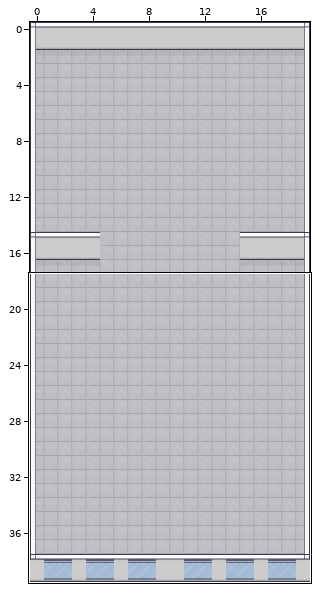
Tiled map (JSON), stored at maps/tao.json. The picture above shows the old version from afar; the outline marks the close-up.
Close-up. Earlier state:
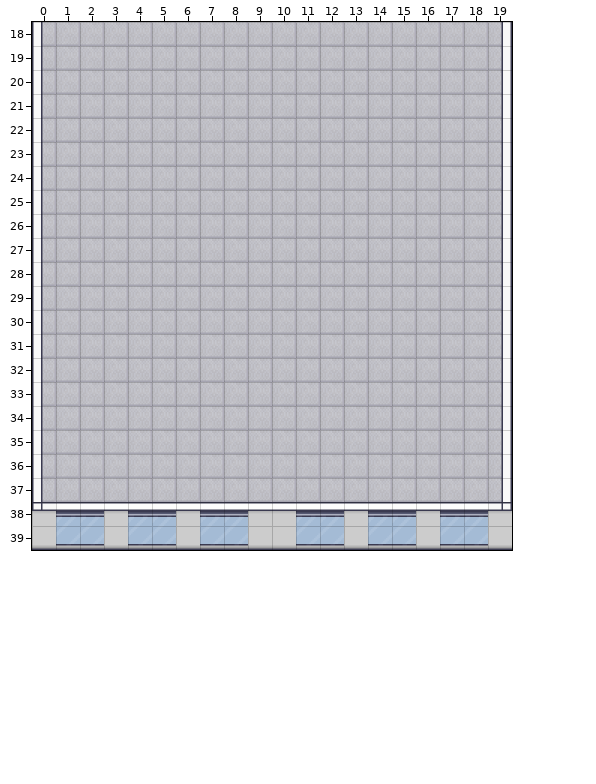
Cells are 32x32 px. Shown: x 0..19, y 18..39. The commit also changed other parts of the map, which this record leaves out.
After the commit:
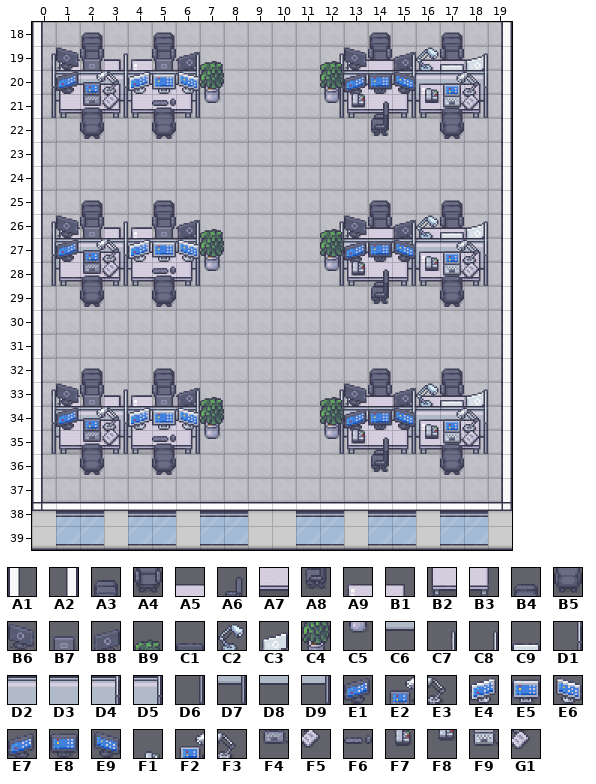
Key: from "Chunk 1": A1 6, A2 7, A3 47, A4 60, A5 121, A6 122, A7 126, A8 128, A9 136, B1 137, B2 138, B3 139, B4 145, B5 146, B6 148, B7 149, B8 150, B9 151, C1 152, C2 153, C3 154, C4 158, C5 163, C6 164, C7 166, C8 169, C9 173, D1 174, D2 175, D3 176, D4 177, D5 180, D6 181, D7 182, D8 183, D9 185, E1 186, E2 187, E3 188, E4 189, E5 190, E6 191, E7 192, E8 193, E9 194, F1 195, F2 196, F3 197, F4 198, F5 199, F6 201, F7 203, F8 204, F9 205, G1 206.
__ is an empty cell.
Tiles of an added or newly shown layer are drawn over the layers below it.
The exact change:
Layer "furniture/furniture0" (added):
y 18: x 2 __ -> A3; x 5 __ -> A3; x 14 __ -> A3; x 17 __ -> A3
y 19: x 1..6 __ __ __ __ __ __ -> A9 A4 B1 A9 A4 B1; x 13..18 __ __ __ __ __ __ -> A9 A4 B1 A9 A4 B1
y 25: x 2 __ -> A3; x 5 __ -> A3; x 14 __ -> A3; x 17 __ -> A3
y 26: x 1..6 __ __ __ __ __ __ -> A9 A4 B1 A9 A4 B1; x 13..18 __ __ __ __ __ __ -> A9 A4 B1 A9 A4 B1
y 32: x 2 __ -> A3; x 5 __ -> A3; x 14 __ -> A3; x 17 __ -> A3
y 33: x 1..6 __ __ __ __ __ __ -> A9 A4 B1 A9 A4 B1; x 13..18 __ __ __ __ __ __ -> A9 A4 B1 A9 A4 B1
Layer "furniture/furniture1":
y 19: x 1..7 __ __ __ __ __ __ __ -> B6 B7 B1 A9 B7 B8 B9; x 12..18 __ __ __ __ __ __ __ -> B9 B6 C1 B8 C2 A5 C3
y 20: x 7 __ -> C4; x 12 __ -> C4
y 21: x 7 __ -> C5; x 12 __ -> C5; x 16..18 __ __ __ -> C6 C6 C6
y 26: x 1..7 __ __ __ __ __ __ __ -> B6 B7 B1 A9 B7 B8 B9; x 12..18 __ __ __ __ __ __ __ -> B9 B6 C1 B8 C2 A5 C3
y 27: x 7 __ -> C4; x 12 __ -> C4
y 28: x 7 __ -> C5; x 12 __ -> C5; x 16..18 __ __ __ -> C6 C6 C6
y 33: x 1..7 __ __ __ __ __ __ __ -> B6 B7 B1 A9 B7 B8 B9; x 12..18 __ __ __ __ __ __ __ -> B9 B6 C1 B8 C2 A5 C3
y 34: x 7 __ -> C4; x 12 __ -> C4
y 35: x 7 __ -> C5; x 12 __ -> C5; x 16..18 __ __ __ -> C6 C6 C6
Layer "furniture/furniture2":
y 19: x 0 __ -> C7; x 3 __ -> C8; x 6 __ -> C8; x 12 __ -> C7; x 14..15 __ __ -> A5 C8; x 17..18 __ __ -> C9 C8
y 20: x 0..6 __ __ __ __ __ __ __ -> D1 D2 D3 D4 D2 D3 D5; x 12..18 __ __ __ __ __ __ __ -> D1 D2 D3 D4 D2 D2 D4
y 21: x 0..6 __ __ __ __ __ __ __ -> D6 C6 C6 D7 D8 D8 D9; x 12..18 __ __ __ __ __ __ __ -> D6 C6 C6 D7 C6 C6 D7
y 26: x 0 __ -> C7; x 3 __ -> C8; x 6 __ -> C8; x 12 __ -> C7; x 14..15 __ __ -> A5 C8; x 17..18 __ __ -> C9 C8
y 27: x 0..6 __ __ __ __ __ __ __ -> D1 D2 D3 D4 D2 D3 D5; x 12..18 __ __ __ __ __ __ __ -> D1 D2 D3 D4 D2 D2 D4
y 28: x 0..6 __ __ __ __ __ __ __ -> D6 C6 C6 D7 D8 D8 D9; x 12..18 __ __ __ __ __ __ __ -> D6 C6 C6 D7 C6 C6 D7
y 33: x 0 __ -> C7; x 3 __ -> C8; x 6 __ -> C8; x 12 __ -> C7; x 14..15 __ __ -> A5 C8; x 17..18 __ __ -> C9 C8
y 34: x 0..6 __ __ __ __ __ __ __ -> D1 D2 D3 D4 D2 D3 D5; x 12..18 __ __ __ __ __ __ __ -> D1 D2 D3 D4 D2 D2 D4
y 35: x 0..6 __ __ __ __ __ __ __ -> D6 C6 C6 D7 D8 D8 D9; x 12..18 __ __ __ __ __ __ __ -> D6 C6 C6 D7 C6 C6 D7
Layer "furniture/furniture3":
y 20: x 1..6 __ __ __ __ __ __ -> A9 A5 B1 A9 A5 B1; x 13..18 __ __ __ __ __ __ -> A9 A5 B1 A9 A5 B1
y 21: x 1..6 __ __ __ __ __ __ -> B2 A7 B3 B2 A7 B3; x 13..18 __ __ __ __ __ __ -> B2 A7 B3 B2 A7 B3
y 27: x 1..6 __ __ __ __ __ __ -> A9 A5 B1 A9 A5 B1; x 13..18 __ __ __ __ __ __ -> A9 A5 B1 A9 A5 B1
y 28: x 1..6 __ __ __ __ __ __ -> B2 A7 B3 B2 A7 B3; x 13..18 __ __ __ __ __ __ -> B2 A7 B3 B2 A7 B3
y 34: x 1..6 __ __ __ __ __ __ -> A9 A5 B1 A9 A5 B1; x 13..18 __ __ __ __ __ __ -> A9 A5 B1 A9 A5 B1
y 35: x 1..6 __ __ __ __ __ __ -> B2 A7 B3 B2 A7 B3; x 13..18 __ __ __ __ __ __ -> B2 A7 B3 B2 A7 B3
Layer "furniture/furniture4" (added):
y 20: x 1..6 __ __ __ __ __ __ -> E1 E2 E3 E4 E5 E6; x 13..18 __ __ __ __ __ __ -> E7 E8 E9 F1 F2 F3
y 21: x 2..3 __ __ -> F4 F5; x 5 __ -> F6; x 13 __ -> F7; x 16..18 __ __ __ -> F8 F9 G1
y 27: x 1..6 __ __ __ __ __ __ -> E1 E2 E3 E4 E5 E6; x 13..18 __ __ __ __ __ __ -> E7 E8 E9 F1 F2 F3
y 28: x 2..3 __ __ -> F4 F5; x 5 __ -> F6; x 13 __ -> F7; x 16..18 __ __ __ -> F8 F9 G1
y 34: x 1..6 __ __ __ __ __ __ -> E1 E2 E3 E4 E5 E6; x 13..18 __ __ __ __ __ __ -> E7 E8 E9 F1 F2 F3
y 35: x 2..3 __ __ -> F4 F5; x 5 __ -> F6; x 13 __ -> F7; x 16..18 __ __ __ -> F8 F9 G1
Layer "furniture/furniture5" (added):
y 21: x 2 __ -> B4; x 5 __ -> B4; x 14 __ -> A6; x 17 __ -> B4
y 22: x 2 __ -> B5; x 5 __ -> B5; x 14 __ -> A8; x 17 __ -> B5
y 28: x 2 __ -> B4; x 5 __ -> B4; x 14 __ -> A6; x 17 __ -> B4
y 29: x 2 __ -> B5; x 5 __ -> B5; x 14 __ -> A8; x 17 __ -> B5
y 35: x 2 __ -> B4; x 5 __ -> B4; x 14 __ -> A6; x 17 __ -> B4
y 36: x 2 __ -> B5; x 5 __ -> B5; x 14 __ -> A8; x 17 __ -> B5
Layer "above/above1":
y 18: x 0 __ -> A1; x 19 __ -> A2
y 19: x 0 __ -> A1; x 7 __ -> B9; x 12 __ -> B9; x 19 __ -> A2
y 20: x 0 __ -> A1; x 7 __ -> C4; x 12 __ -> C4; x 19 __ -> A2
y 21..25: x 0 __ -> A1; x 19 __ -> A2
y 26: x 0 __ -> A1; x 7 __ -> B9; x 12 __ -> B9; x 19 __ -> A2
y 27: x 0 __ -> A1; x 7 __ -> C4; x 12 __ -> C4; x 19 __ -> A2
y 28..32: x 0 __ -> A1; x 19 __ -> A2
y 33: x 0 __ -> A1; x 7 __ -> B9; x 12 __ -> B9; x 19 __ -> A2
y 34: x 0 __ -> A1; x 7 __ -> C4; x 12 __ -> C4; x 19 __ -> A2
y 35..37: x 0 __ -> A1; x 19 __ -> A2
